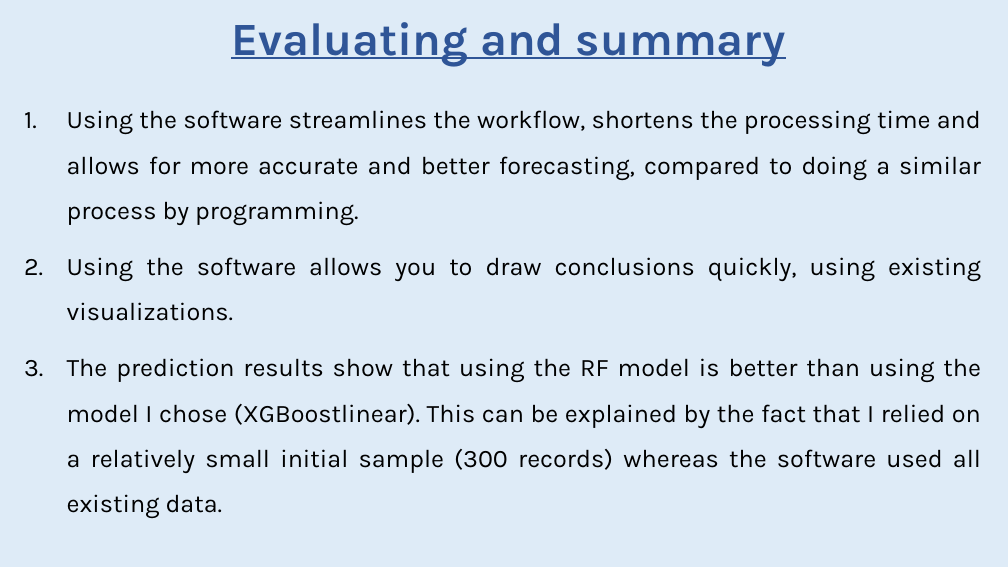
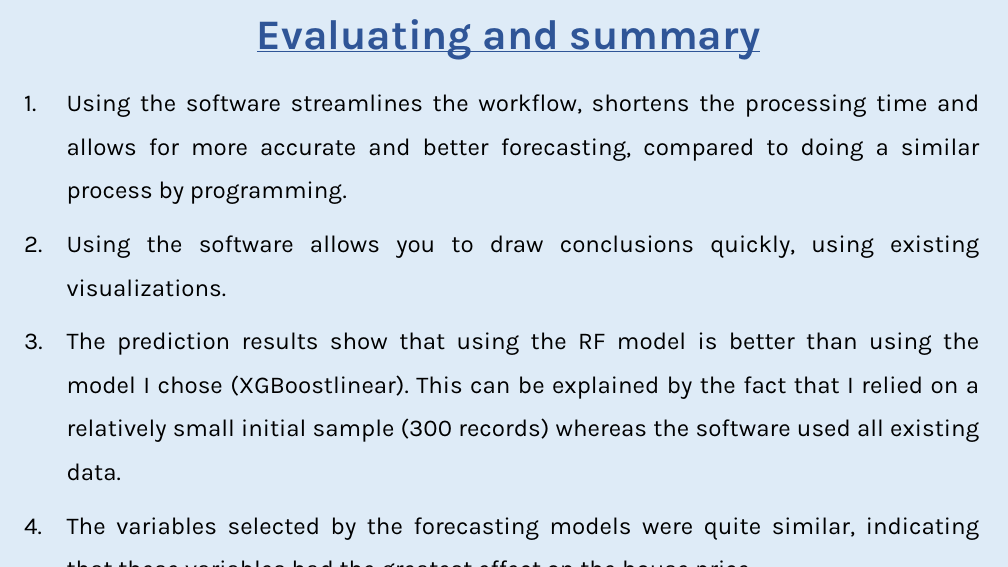
Before and after one commit to Liranbz/HousePricing, a slide deck: slide 6 of Liran Ben Zion- Predicting House Sales in King County, USA. Spark Beyond.pptx. Drawn at 1008x567 pixels with LibreOffice and Linux fonts; fonts in the diff are those of the drawing. Boxes give left, top, right and bottom in pixels: in the first picture for what was removed or moved away, otherwise in the second. Text is boxed around its words. In the diff, an @@ line names an element or a change of style, - is before the commit and + after.

```diff
--- a/Liran Ben Zion- Predicting House Sales in King County, USA. Spark Beyond.pptx
+++ b/Liran Ben Zion- Predicting House Sales in King County, USA. Spark Beyond.pptx
@@ title "Evaluating and summary" at bbox=[257, 19, 760, 60]: size 44 to 40 pt @@
@@ text "Using the software streamlines the ...": place and size @@
-text "Using the software streamlines the ..." at bbox=[67, 110, 981, 518]
+text "Using the software streamlines the ..." at bbox=[67, 94, 979, 539]
@@ text at bbox=[67, 94, 979, 481]: size 24 to 23 pt in "Using the software streamlines the workflow, shortens ...", "Using the software allows you to draw ...", "The prediction results show that using the ..." @@
@@ text at bbox=[67, 517, 979, 539]: paragraph added @@
+4. The variables selected by the forecasting models were quite similar, indicating that these variables had the greatest effect on the house price.
```
